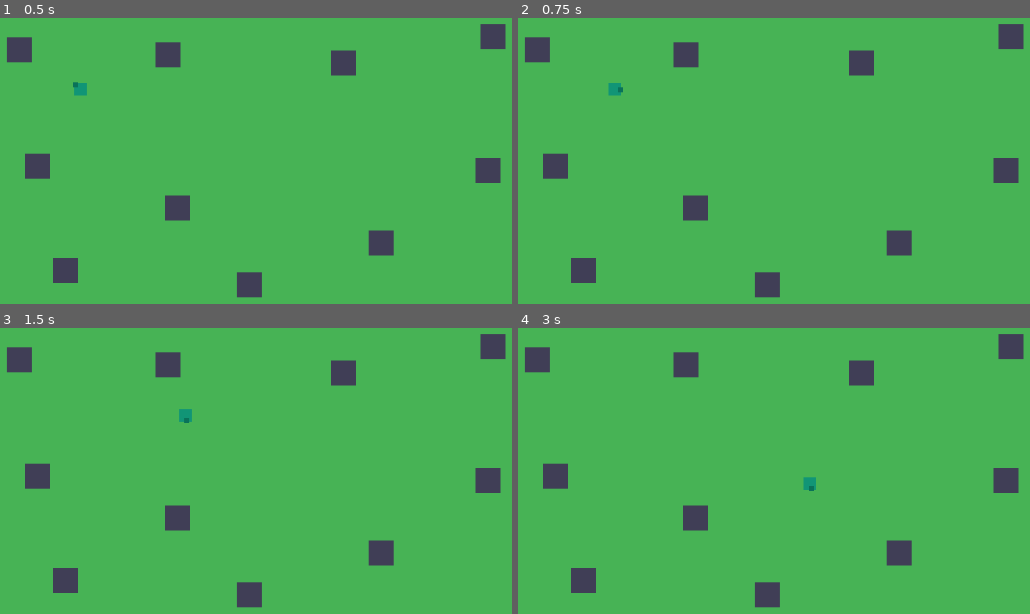
Above: before the commit, frames 1-4 (two rows, left to right).
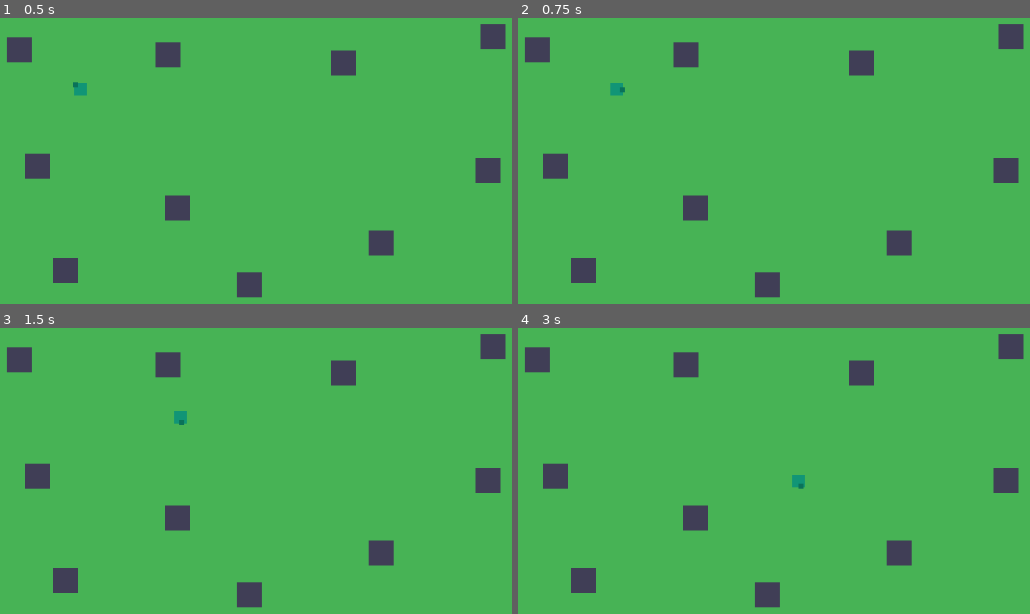
Above: after the commit, the same moments.

Repository: arget4me/TryingToStop
Game: Godot game, scene res://Scenes/SampleScene.tscn
Two runs of this game, one before a commit and one after it. Both use one fixed random seed, a clock stepped at 60 frames per second and the inputs below.
Inputs (mouse positions are in pixels of both pictures, inside the frame that each line leads up to):
- Up to frame 1 (0.5 s): no input
- Up to frame 2 (0.75 s): tap Enter at 0.5 s; move the mouse to (outside the picture) at 0.52 s; hold Right (ui_right) from 0.53 s (still down); click (outside the picture) at 0.67 s
- Up to frame 3 (1.5 s): tap Space at 1.25 s; move the mouse to (220, 565) at 1.27 s; release Right (ui_right) at 1.28 s; hold Down (ui_down) from 1.28 s (still down)
- Up to frame 4 (3 s): tap Enter at 2 s; move the mouse to (973, 445) at 2.02 s; release Down (ui_down) at 2.03 s; hold Right (ui_right) 2.03-2.78 s; tap Space at 2.75 s; move the mouse to (outside the picture) at 2.77 s; hold Up (ui_up) from 2.78 s (still down); click (outside the picture) at 2.92 s

Frame 1 is identical in both runs. In frame 2, less than 0.1% of the frame differs, in the area x 17-21%, y 22-28%; in frame 3, 0.1%; in frame 4, 0.2%, in the area x 53-59%, y 51-57%.

Commit message:
Player tweaks

Diff:
--- a/GrandTale/Scenes/Player.tscn
+++ b/GrandTale/Scenes/Player.tscn
@@ -2,7 +2,7 @@
 
 [ext_resource path="res://Scripts/Player.gd" type="Script" id=1]
 
-[sub_resource type="RectangleShape2D" id=1]
+[sub_resource type="CircleShape2D" id=1]
 
 [node name="Player" type="KinematicBody2D"]
 script = ExtResource( 1 )
--- a/GrandTale/Scripts/Player.gd
+++ b/GrandTale/Scripts/Player.gd
@@ -1,9 +1,9 @@
 extends KinematicBody2D
 class_name Player
 
-export(float) var WalkSpeed = 300.0
-export(float) var WalkAcc = 8.0
-export(float) var WalkFriction = 0.05
+export(float) var WalkSpeed = 320.0
+export(float) var WalkAcc = 10.0
+export(float) var WalkFriction = 0.1
 
 var Velocity = Vector2.ZERO
 var WantedVelocity = Vector2.ZERO
